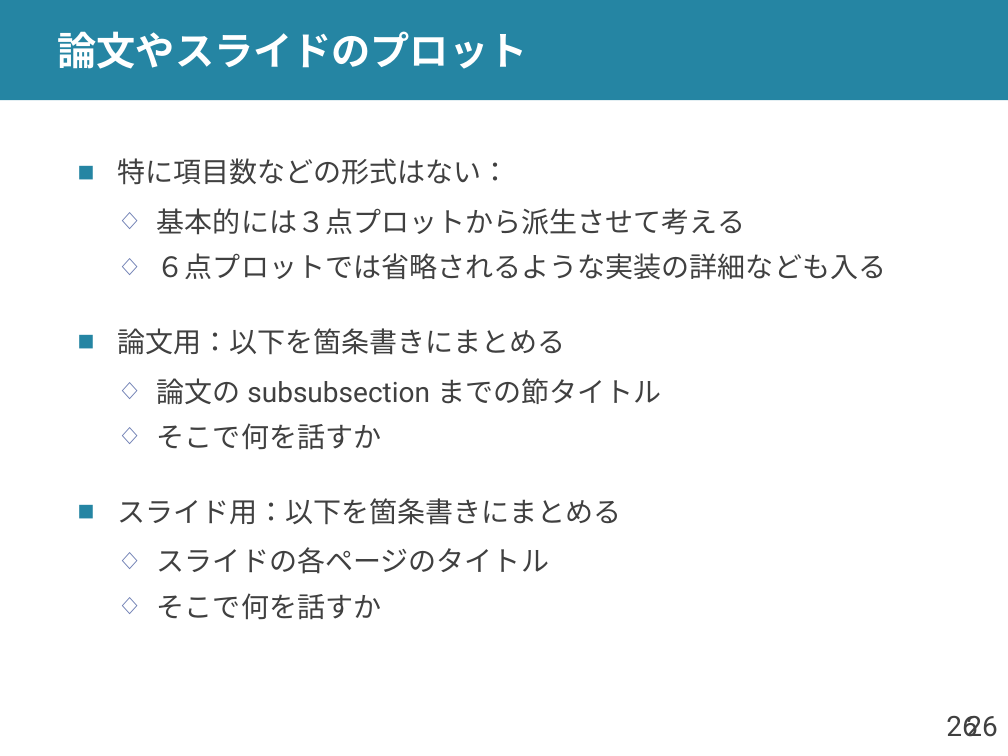
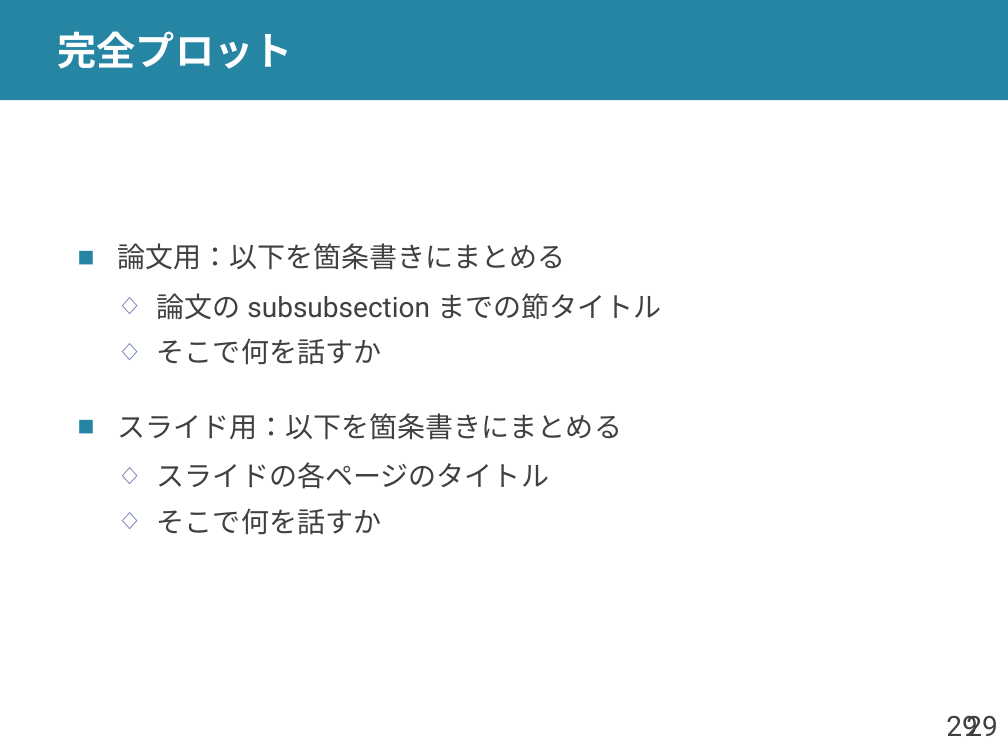
Before and after one commit to shioya-lab/how-to, a slide deck: slide 29 of plot.pptx (slide 26 before the commit). Drawn at 1008x756 pixels with LibreOffice and Linux fonts; fonts in the diff are those of the drawing. Boxes give left, top, right and bottom in pixels: in the first picture for what was removed or moved away, otherwise in the second. Text is boxed around its words. In the diff, an @@ line names an element or a change of style, - is before the commit and + after.

```diff
--- a/plot.pptx
+++ b/plot.pptx
@@ title at bbox=[58, 31, 293, 69]: text changed @@
-論文やスライドのプロット
+完全プロット
@@ text at bbox=[117, 158, 886, 280]: paragraphs removed @@
-■ 特に項目数などの形式はない：
-  ◇ 基本的には３点プロットから派生させて考える
-  ◇ ６点プロットでは省略されるような実装の詳細なども入る
@@ page number at bbox=[946, 716, 977, 736]: text changed @@
-26
+29
@@ page number at bbox=[966, 716, 997, 736]: text changed @@
-26
+29
```
Also in this commit, not shown: 10 other slides changed, 3 slides added, 1 other file.
